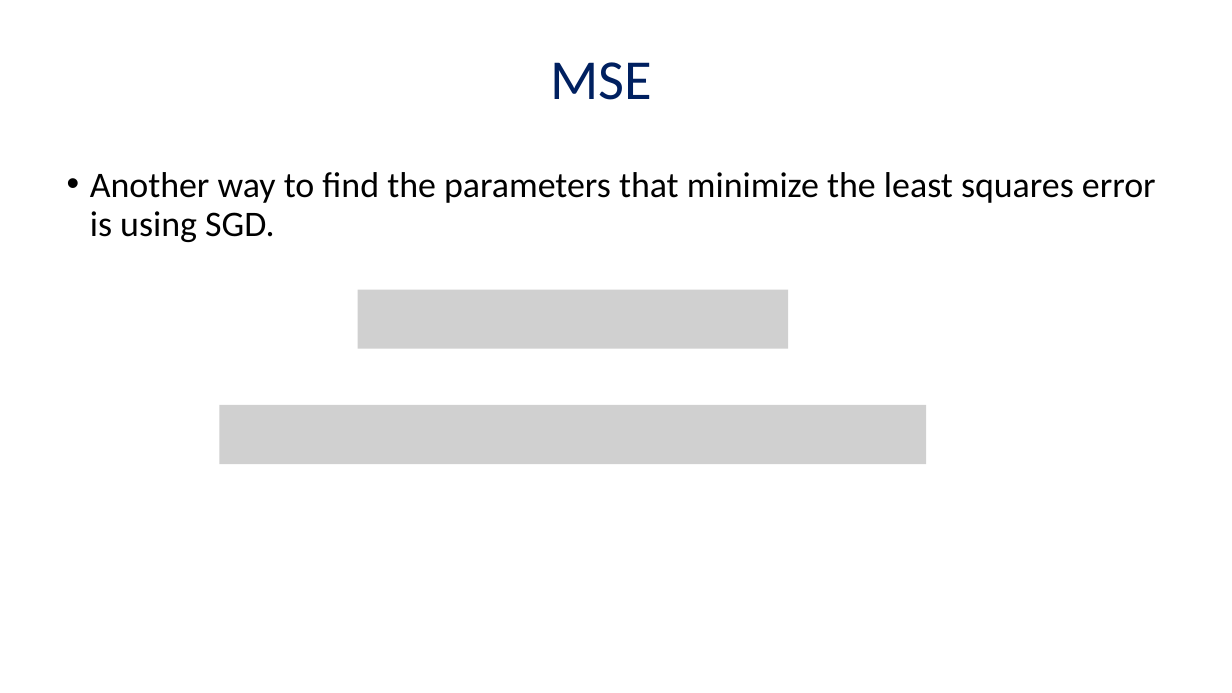
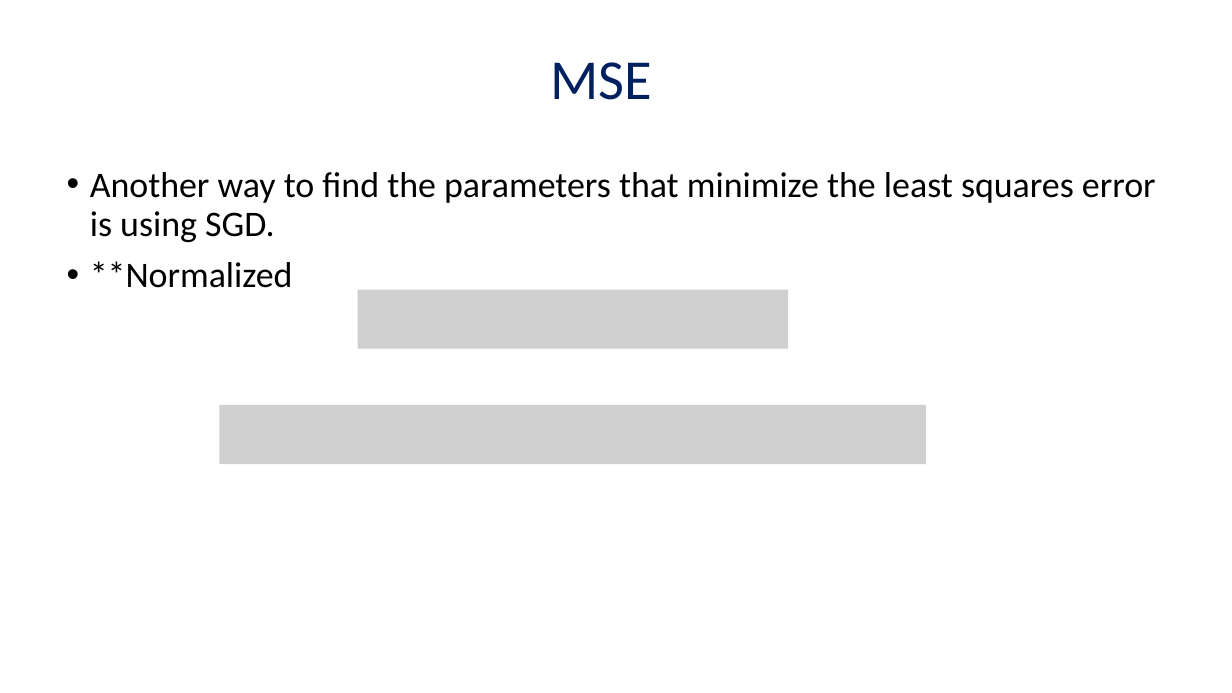
Before and after one commit to AdirCN/DPD, a slide deck: slide 11 of documents/Final Presentation.pptx. Drawn at 1232x693 pixels with LibreOffice and Linux fonts; fonts in the diff are those of the drawing; grey boxes stand for pictures. Boxes give left, top, right and bottom in pixels: in the first picture for what was removed or moved away, otherwise in the second. Text is boxed around its words. In the diff, an @@ line names an element or a change of style, - is before the commit and + after.

```diff
--- a/documents/Final Presentation.pptx
+++ b/documents/Final Presentation.pptx
@@ text at (x1=90, y1=261, x2=293, y2=288): paragraph added @@
+• **Normalized
```
Also in this commit, not shown: 1 other slide changed, 2 other files.
